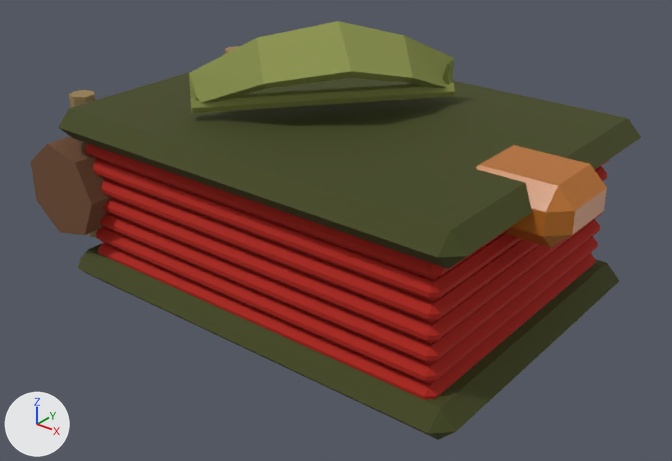
The glTF model art/sources/items/briarwatch-rewards/leaf-ledger.glb as it was, and as the next commit left it.
The view is the same before and after, from a camera (50 mm lens) standing at (1.263, -1.611, 1.179) and looking at (0.024, -0.061, 0.218). The lights are fixed; the arrows at lower left show +X, +Y and +Z. The first picture is the older version.

Names of what the first picture shows: 'leaf-ledger'.
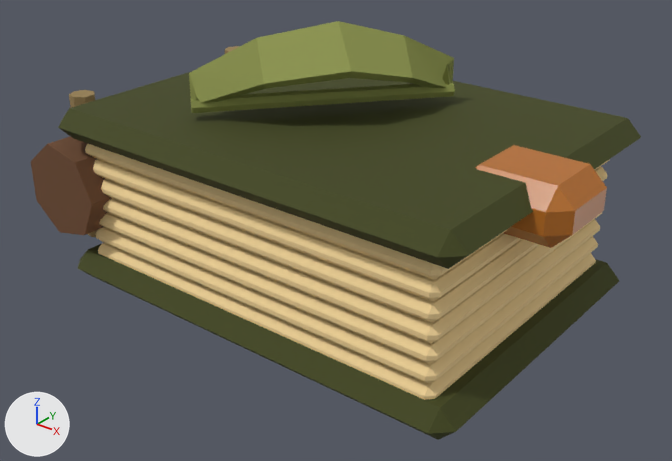
Pixel boxes (x1, y1, x2, y2) of what changed, in the pictures (672 x 461 px):
```json
{"object": "leaf-ledger", "change": "recoloured", "before": [82, 141, 612, 403], "after": [82, 141, 612, 403], "on screen": "red to beige"}
```

Scene script edits in JSON lines:
```json
{"op": "set", "path": "mat_layered_leaf_parchment.base_color", "old": "(0.418, 0.0075, 0.0)", "new": "(0.88, 0.651, 0.309)", "note": "red #ad1500 -> beige #f1d397"}
```
